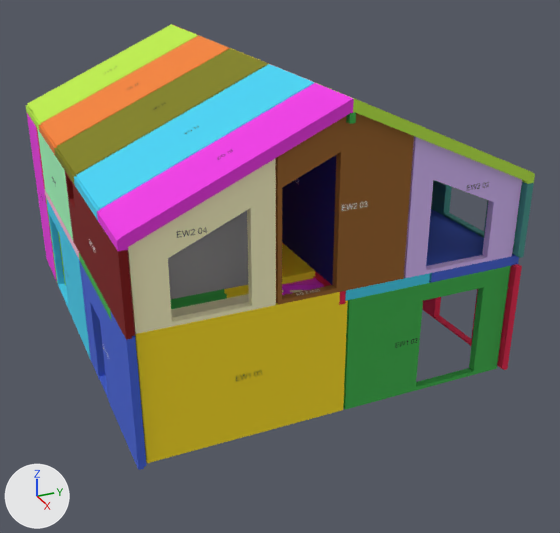
Before and after pictures for a commit that changed the glTF model models/konstr-doroteya-el-04.glb.
Before and after are seen from a camera (50 mm lens) standing at (-43.02, -51.84, 10.01) and looking at (-59.83, -44.27, 1.6). Arrows for +X, +Y and +Z are at lower left; the lights stay in place. The older version comes first. Vertices at exactly the same position are counted once.

In view in the first picture: 'EW1 02', 'EW1 03', 'EW1 04', 'EW2 02', 'EW2 03', 'EW2 04', 'IW2 02', 'IW2 03', 'R 02', 'R 04', 'R 06', 'R 08' and 19 more.
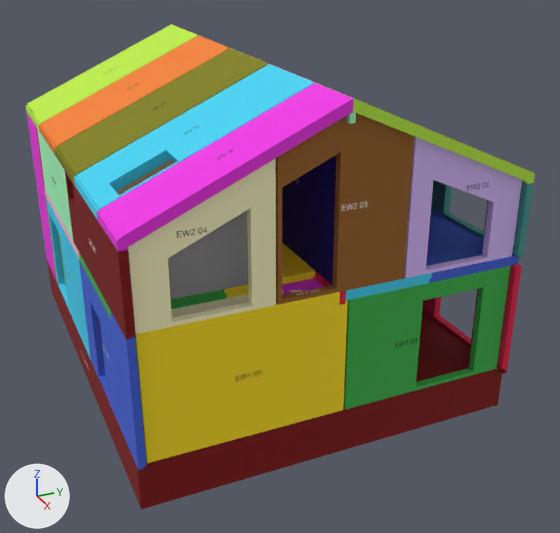
What differs and where, as boxes [x1, y1, x2, y2] in the pictures (560 x 533 px):
```json
{"object": "Component#42", "change": "added", "after": [47, 261, 507, 509], "faces in mat_mn_assembly_15 (red #800000)": [47, 261, 507, 509]}
{"part": 1, "of": "me_r_04", "change": "cut back", "after": [85, 134, 208, 210], "on screen": "cyan"}
```

Edits to the scene script, one JSON object a line:
```json
{"block": "me_r_04", "where": "# used by ob_r_04; location = (0.0, 0.0, 0.0)"}
{"op": "remove", "block": "me_r_04", "code": "me_r_04.from_pydata(...)  # 1638 vertices, 3006 faces; spans x -59.08..-56.77, y -49.37..-44.89, z 4.75..6.95"}
{"op": "add", "block": "me_r_04", "code": "me_r_04.from_pydata(...)  # 1894 vertices, 3542 faces; spans x -59.08..-56.77, y -49.37..-44.89, z 4.75..6.95"}
{"block": "me_r_04", "change": "me_r_04 part 1: 6 vertices moved within x -56.81, y -48.89..-47.07, z 4.95..5.76; 208 vertices added at x -57.88..-56.87, y -49.37..-47.64, z 4.75..5.69"}
{"block": "me_r_04", "change": "other edits to the shape of me_r_04 do not show in these pictures"}
{"op": "add", "block": "me_component_42", "code": ["me_component_42 = bpy.data.meshes.new('Component#42')", "me_component_42.from_pydata(...)  # 1705 vertices, 1777 faces; spans x -66.35..-55.23, y -49.36..-40.41, z -1.0..0.1", "# faces by material slot: [196, 1581]", "me_component_42.materials.append(mat_mn_assembly_15)  # red #800000", "me_component_42.materials.append(mat_mn_assembly_letters_light)  # white #f5f5f5"]}
{"op": "add", "block": "ob_component_42", "code": ["ob_component_42 = bpy.data.objects.new('Component#42', me_component_42)", "ob_component_42.location = (0.0, 0.0, 0.0)"]}
```
